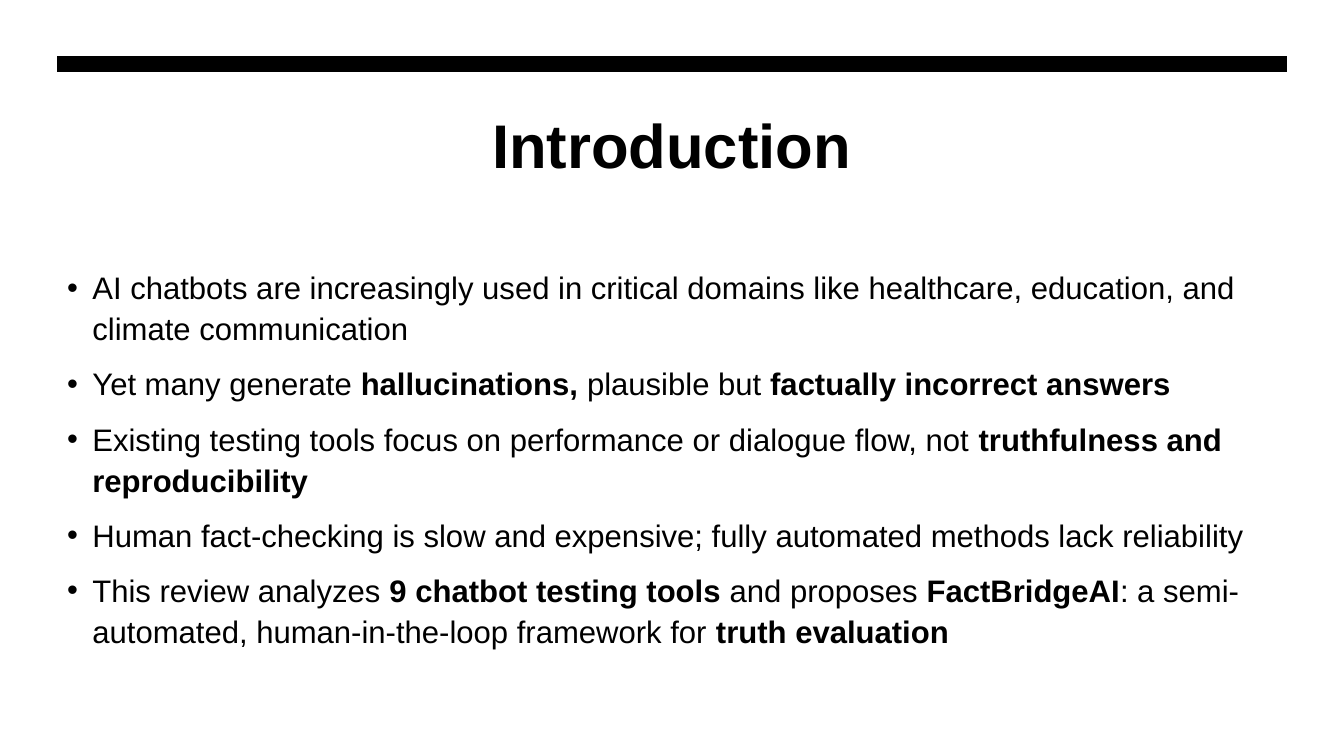
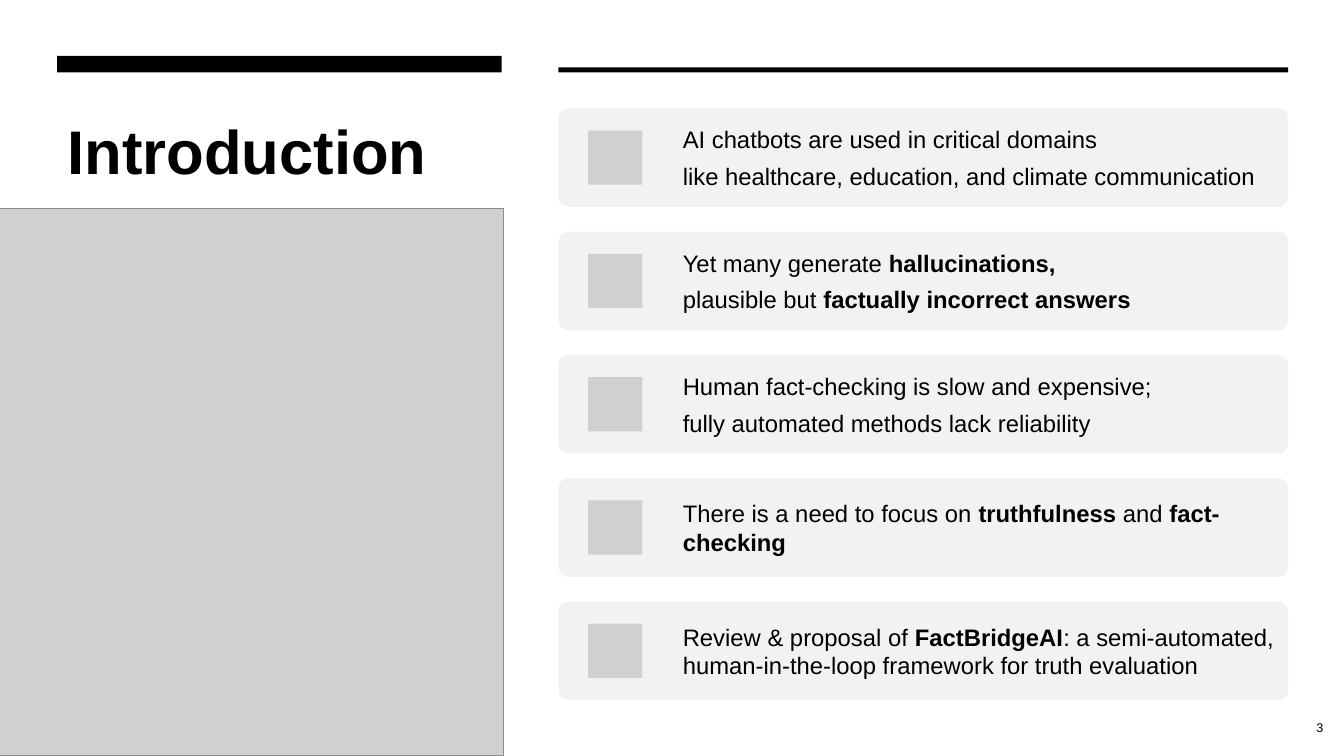
Before and after one commit to saffar4ever/webdev, a slide deck: slide 3 of review paper/Presentation.pptx. Drawn at 1344x756 pixels with LibreOffice and Linux fonts; fonts in the diff are those of the drawing; grey boxes stand for pictures. Boxes give left, top, right and bottom in pixels: in the first picture for what was removed or moved away, otherwise in the second. Text is boxed around its words. In the diff, an @@ line names an element or a change of style, - is before the commit and + after.

```diff
--- a/review paper/Presentation.pptx
+++ b/review paper/Presentation.pptx
@@ rectangle added at box(0, 0, 1344, 756), fill #FFFFFF @@
@@ freeform shape removed at box(57, 56, 1288, 73) @@
@@ rectangle added at box(57, 56, 502, 73), fill #000000 @@
@@ rectangle added at box(559, 68, 1289, 73), fill #000000 @@
@@ title "Introduction" at box(68, 129, 427, 175): alignment centre to left @@
@@ picture added at box(0, 209, 504, 756) @@
@@ text removed at box(92, 276, 1243, 649) @@
-• AI chatbots are increasingly used in critical domains like healthcare, education, and climate communication
-• Yet many generate hallucinations, plausible but factually incorrect answers
-• Existing testing tools focus on performance or dialogue flow, not truthfulness and reproducibility
-• Human fact-checking is slow and expensive; fully automated methods lack reliability
-• This review analyzes 9 chatbot testing tools and proposes FactBridgeAI: a semi-automated, human-in-the-loop framework for truth evaluation
@@ group added at box(559, 108, 1289, 701): 5 rounded rectangles, 5 pictures, 5 texts @@
+AI chatbots are used in critical domains
+like healthcare, education, and climate communication
+Yet many generate hallucinations,
+plausible but factually incorrect answers
+Human fact-checking is slow and expensive;
+fully automated methods lack reliability
+There is a need to focus on truthfulness and fact-checking
+Review & proposal of FactBridgeAI: a semi-automated, human-in-the-loop framework for truth evaluation
@@ page number added at box(1316, 723, 1323, 732), 9 pt, text #000000 @@
+3
```
Also in this commit, not shown: 10 other slides changed, 3 slides added, 1 other file.
